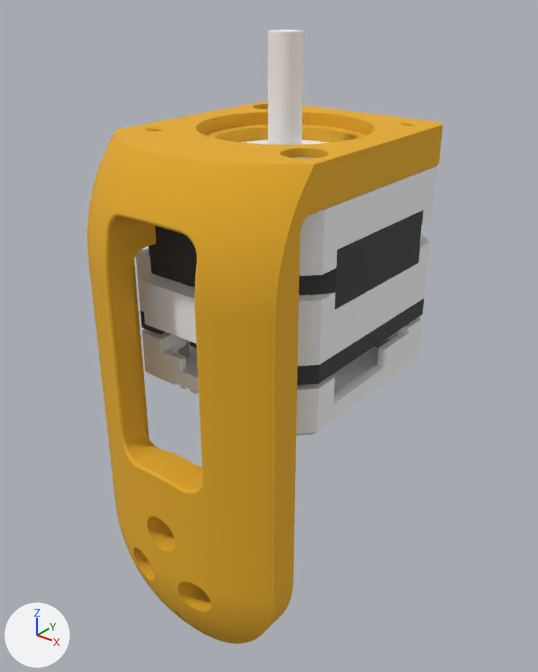
Two versions of the COLLADA model src/dummyarm_cad_description/meshes/35_20Motor_Assembly_1/J6.dae, one commit apart.
Before and after are seen from a camera (50 mm lens) standing at (0.0681, -0.0888, 0.0736) and looking at (0.0008, -0.0047, 0.0214). Lighting does not change. The marker at lower left points along +X, +Y and +Z. The first picture is the older version.

In view in the first picture: 'J6'.
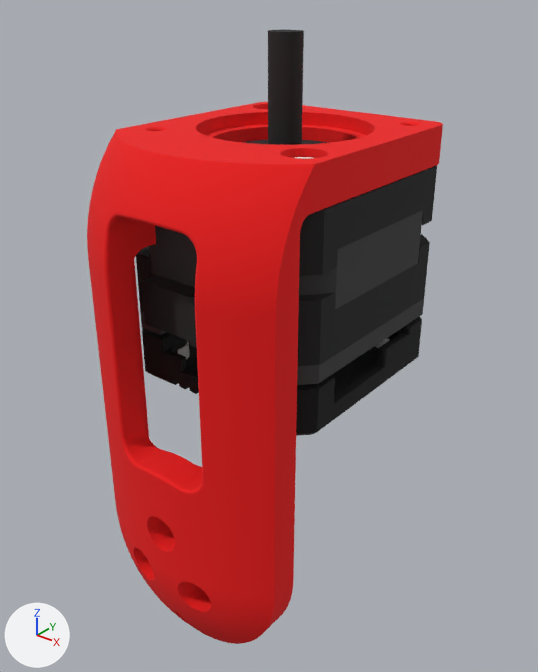
The edits, one by one:
Material 'Dummy_0003__Opaque(232,173,35)' (mat_dummy_0003__opaque_232_173_35) changes colour from yellow #e8ad23 to red #f00808; in linear values from (0.807, 0.418, 0.0168) to (0.871, 0.00243, 0.00243).
Material 'Dummy_0021__Opaque(246,246,243)' (mat_dummy_0021__opaque_246_246_243) changes colour from white #f6f6f3 to black #0b0b0b; in linear values from (0.922, 0.922, 0.896) to (0.00334, 0.00334, 0.00334).
Material '35_20__Opaque(245,245,246)' (mat_35_20__opaque_245_245_246) changes colour from white #f5f5f6 to black #1f1f20; in linear values from (0.913, 0.913, 0.922) to (0.0137, 0.0137, 0.0144).

Boxes [x1, y1, x2, y2] around the edits, measured in the pictures (538 x 672 px):
'J6', recoloured (darker)
    both: [87, 29, 443, 644]
